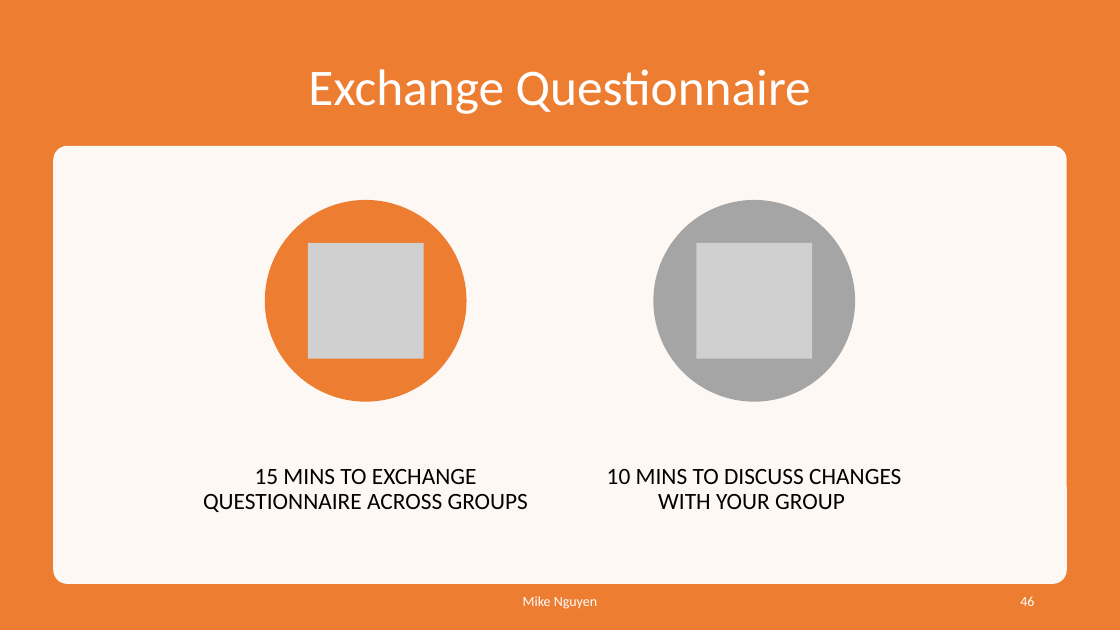
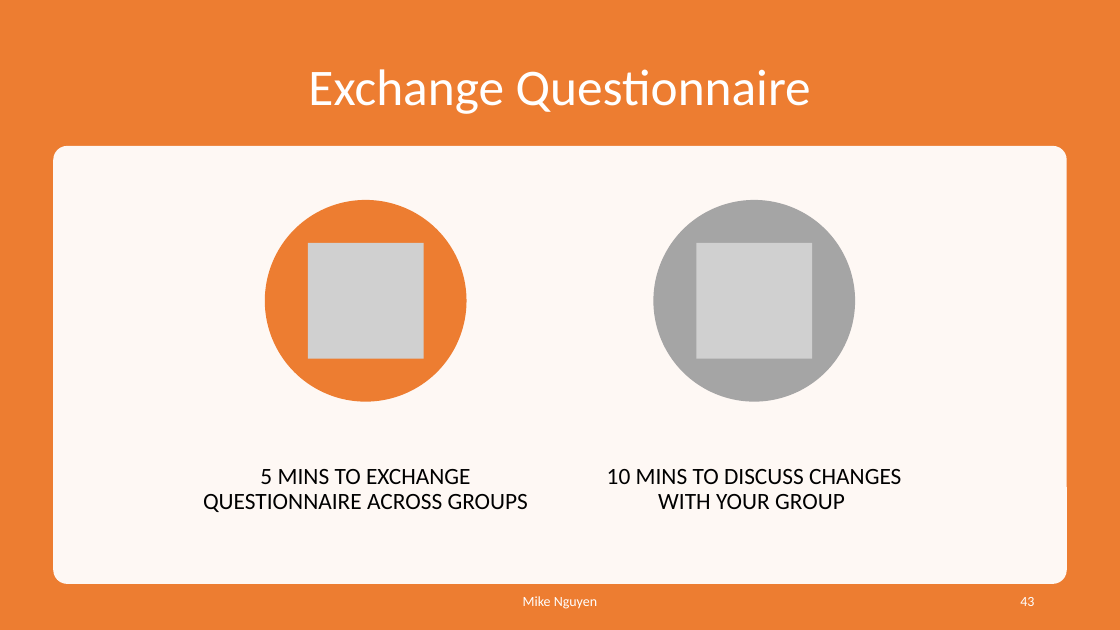
Before and after one commit to mikenguyen13/mar4050, a slide deck: slide 43 of lectures/6/2_Questionnaire Analysis.pptx (slide 46 before the commit). Drawn at 1120x630 pixels with LibreOffice and Linux fonts; fonts in the diff are those of the drawing; grey boxes stand for pictures. Boxes give left, top, right and bottom in pixels: in the first picture for what was removed or moved away, otherwise in the second. Text is boxed around its words. In the diff, an @@ line names an element or a change of style, - is before the commit and + after.

```diff
--- a/lectures/6/2_Questionnaire Analysis.pptx
+++ b/lectures/6/2_Questionnaire Analysis.pptx
@@ text at [203,469,528,512]: text changed @@
-15 MINS TO EXCHANGE QUESTIONNAIRE ACROSS GROUPS
+5 MINS TO EXCHANGE QUESTIONNAIRE ACROSS GROUPS
@@ page number at [1020,597,1034,606]: text changed @@
-46
+43
```
Also in this commit, not shown: 1 other slide changed, 3 slides removed, 5 other files.
